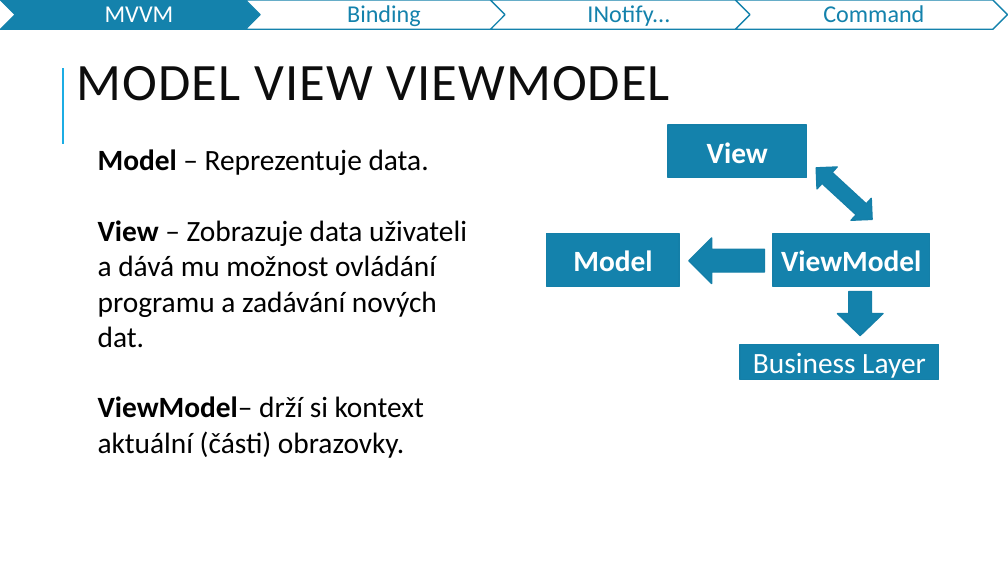
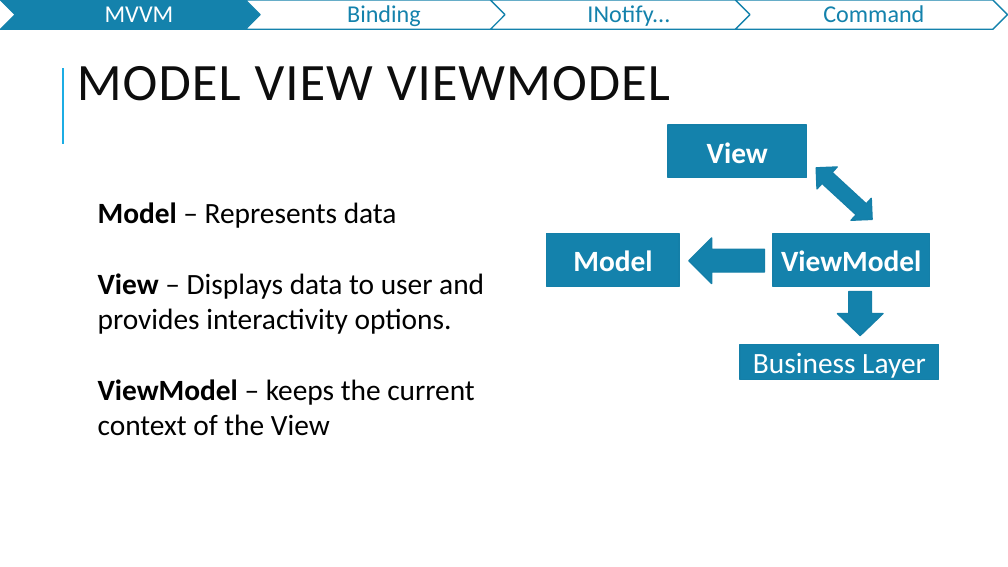
Before and after one commit to jasho/pv239-maui, a slide deck: slide 5 of 03_MVVM/PV239-Xamarin-03_MVVM.pptx. Drawn at 1008x567 pixels with LibreOffice and Linux fonts; fonts in the diff are those of the drawing. Boxes give left, top, right and bottom in pixels: in the first picture for what was removed or moved away, otherwise in the second. Text is boxed around its words. In the diff, an @@ line names an element or a change of style, - is before the commit and + after.

```diff
--- a/03_MVVM/PV239-Xamarin-03_MVVM.pptx
+++ b/03_MVVM/PV239-Xamarin-03_MVVM.pptx
@@ text at (98,202,484,436): text changed @@
-Model – Reprezentuje data.
-View – Zobrazuje data uživateli
-a dává mu možnost ovládání programu a zadávání nových
-dat.
-ViewModel– drží si kontext aktuální (části) obrazovky.
+Model – Represents data
+View – Displays data to user and provides interactivity options.
+ViewModel – keeps the current context of the View
```
Also in this commit, not shown: 16 other slides changed, 6 slides added, 9 slides removed.
